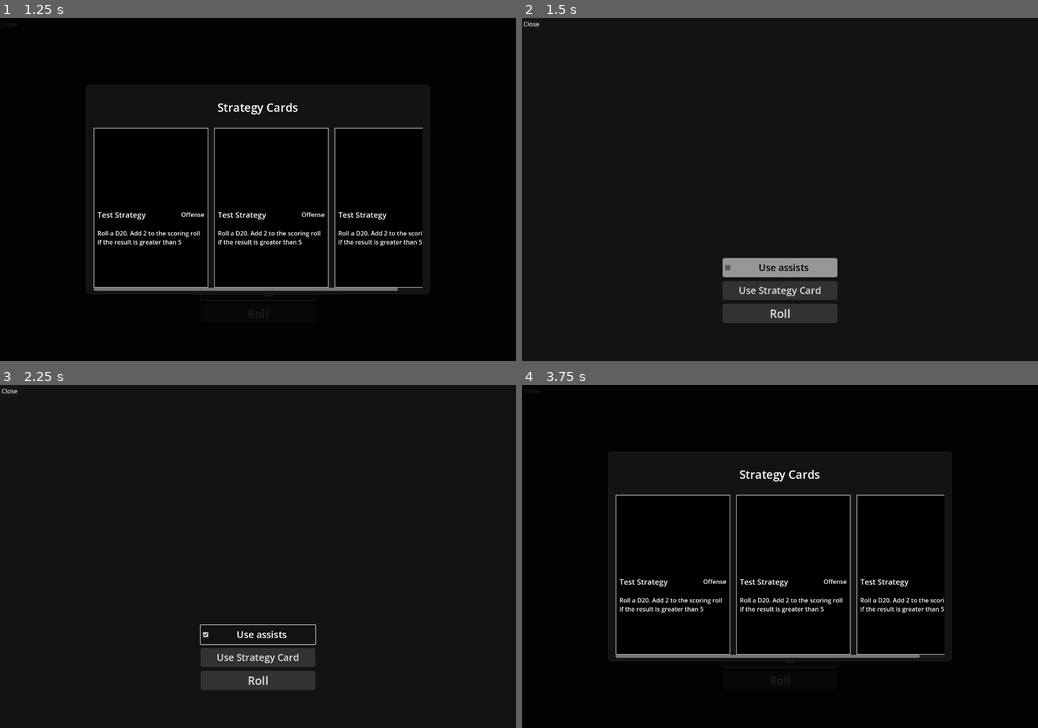
Above: before the commit, frames 1-4 (two rows, left to right).
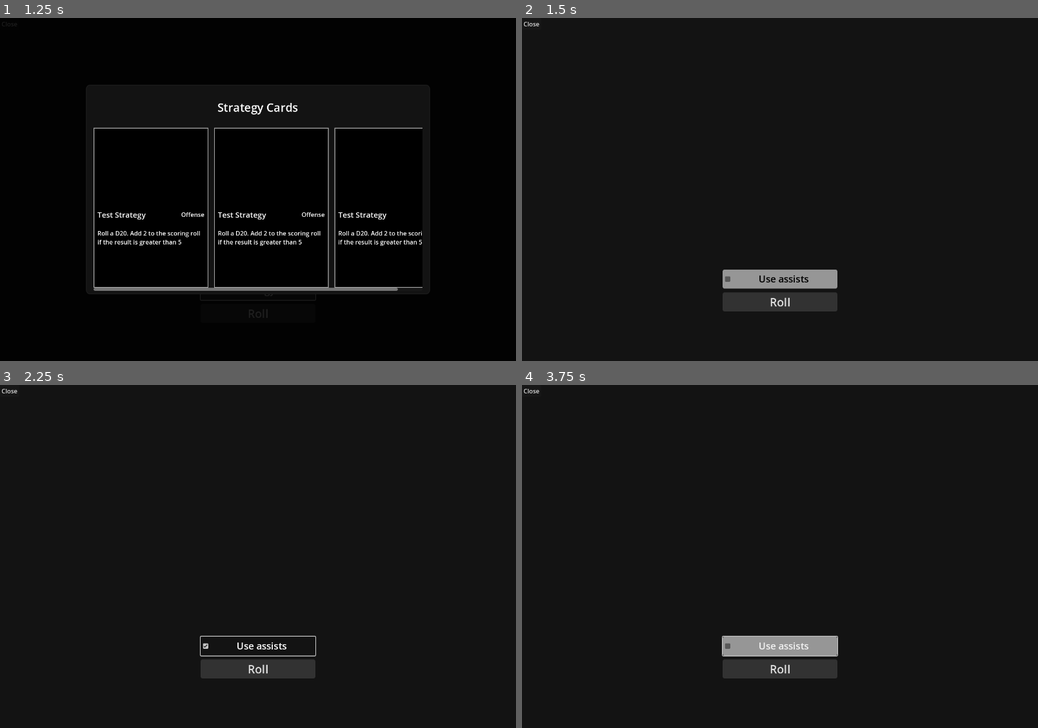
Above: after the commit, the same moments.

Repository: david8zhang/basketball-card-game
Game: Godot game, scene res://prefabs/MatchupContainer.tscn
Two runs of this game, one before a commit and one after it. Both use one fixed random seed, a clock stepped at 60 frames per second and the inputs below. This scene is started directly instead of the project's main scene.
Inputs (mouse positions are in pixels of both pictures, inside the frame that each line leads up to):
- Up to frame 1 (1.25 s): click "Use Strategy Card" at 0.5 s
- Up to frame 2 (1.5 s): click "Roll" at 1.25 s
- Up to frame 3 (2.25 s): click "Use assists" at 2 s
- Up to frame 4 (3.75 s): click "Use assists" at 2.75 s; click (780, 655) at 3.5 s, where only the run before the commit has a clickable "Use Strategy Card"

Frame 1 is identical in both runs. In frame 2, 2.8% of the frame differs, in the area x 38-62%, y 69-89%; in frame 3, 2.2%; in frame 4, 4.8%, in the area x 0-82%, y 1-86%.

Commit message:
add roll bonus from strategy card label

Diff:
--- a/prefabs/MatchupContainer.tscn
+++ b/prefabs/MatchupContainer.tscn
@@ -116,3 +116,10 @@
 theme_override_font_sizes/font_size = 70
 text = "20"
 horizontal_alignment = 1
+
+[node name="StratRollBonus" type="Label" parent="MarginContainer/VBoxContainer/VBoxContainer"]
+layout_mode = 2
+size_flags_horizontal = 4
+theme_override_font_sizes/font_size = 25
+text = "+2"
+horizontal_alignment = 1
--- a/resources/strategy/Test.tres
+++ b/resources/strategy/Test.tres
@@ -16,19 +16,12 @@
 comparator_type = 2
 condition_type = 1
 
-[sub_resource type="Resource" id="Resource_rhov8"]
-script = ExtResource("2_fhwci")
-dice_roll_thres = 10
-dice_type = 20
-comparator_type = 2
-condition_type = 0
-
 [resource]
 script = ExtResource("3_wax5g")
 strategy_type = 0
 card_name = "Test Strategy"
 card_description = "Roll a D20. Add 2 to the scoring roll if the result is greater than 5"
-condition_1 = Array[Resource("res://scripts/StrategyCardCondition.gd")]([SubResource("Resource_umxpl"), SubResource("Resource_rhov8")])
+condition_1 = Array[Resource("res://scripts/StrategyCardCondition.gd")]([SubResource("Resource_umxpl")])
 bonus_1 = Array[Resource("res://scripts/StrategyCardBonus.gd")]([SubResource("Resource_8wcse")])
 condition_2 = Array[Resource("res://scripts/StrategyCardCondition.gd")]([])
 bonus_2 = Array[Resource("res://scripts/StrategyCardBonus.gd")]([])
--- a/scripts/MatchupContainer.gd
+++ b/scripts/MatchupContainer.gd
@@ -7,6 +7,7 @@
 @onready var close_button = $CloseButton as Button
 @onready var use_assists_checkbox = $MarginContainer/VBoxContainer/VBoxContainer/UseAssistsCheckbox as CheckBox
 @onready var use_strategy_card_button = $MarginContainer/VBoxContainer/VBoxContainer/StratButton as Button
+@onready var strat_roll_bonus_label = $MarginContainer/VBoxContainer/VBoxContainer/StratRollBonus as Label
 
 @export var card_scene: PackedScene
 @export var matchup_pts_assts_rebs_scene: PackedScene
@@ -25,6 +26,7 @@
 var strategy_off_bonuses := 0
 var strategy_def_bonuses := 0
 var strategy_score_bonuses := 0
+var did_use_strategy_card := false
 
 signal calc_complete
 signal matchup_complete(all_stats: Dictionary, side: Game.Side, assists_used: int)
@@ -38,6 +40,7 @@
 	close_button.pressed.connect(on_close_matchup_window)
 	calc_complete.connect(process_calc_delay)
 	use_strategy_card_button.pressed.connect(show_strategy_card_selector)
+	strat_roll_bonus_label.hide()
 
 func set_player_card(card: BallPlayerCard):
 	player_card = card_scene.instantiate() as BallPlayerCard
@@ -144,6 +147,7 @@
 func generate_roll_value():
 	use_assists_checkbox.hide()
 	use_strategy_card_button.hide()
+	strat_roll_bonus_label.hide()
 	var random_number = randi_range(1, 20)
 	var off_bp_card = get_off_player_card()
 	if random_number == 1:
@@ -462,10 +466,17 @@
 
 func show_strategy_card_selector():
 	var on_clear_fn = func clear_strategy_card_selector():
+		did_use_strategy_card = true
 		strategy_card_selector.queue_free()
+		use_strategy_card_button.hide()
 	strategy_card_selector = strategy_card_selector_scene.instantiate() as StrategyCardSelector
 	strategy_card_selector.off_player = get_off_player_card()
 	strategy_card_selector.def_player = get_def_player_card()
 	strategy_card_selector.matchup_container = self
 	add_child(strategy_card_selector)
 	strategy_card_selector.on_close.connect(on_clear_fn)
+
+func set_roll_bonus_from_strat(bonus: int, strategy_config: StrategyCardConfig):
+	strategy_roll_bonuses += bonus
+	strat_roll_bonus_label.text = "+" + str(strategy_roll_bonuses) + " (" + strategy_config.card_name + ")"
+	strat_roll_bonus_label.show()
--- a/scripts/StrategyCardSelector.gd
+++ b/scripts/StrategyCardSelector.gd
@@ -12,6 +12,7 @@
 var matchup_container: MatchupContainer
 var all_strategy_card_configs = []
 var strategy_cards = []
+var selected_strategy_card: StrategyCard
 const NUM_STRATEGY_CARDS = 3
 
 var cb_results = []
@@ -43,6 +44,7 @@
 		card_container.add_child(strategy_card)
 
 func select_strategy_card(sc: StrategyCard):
+	selected_strategy_card = sc
 	cb_results = sc.strategy_card_config.process(off_player, def_player) as Array[StrategyCardConfig.ConditionBonusResult]
 	process_curr_cb_result()
 
@@ -106,8 +108,7 @@
 
 func add_roll_bonus(roll_br: RollBonus.RollBonusResult):
 	var bonus_amount = roll_br.roll_bonus_amount
-	matchup_container.strategy_roll_bonuses = bonus_amount
-	print("Add " + str(bonus_amount) + " to roll")
+	matchup_container.set_roll_bonus_from_strat(bonus_amount, selected_strategy_card.strategy_card_config)
 	on_br_finished.emit()
 
 func on_close_selector():
Not shown: 1 places in resources/strategy/Test.tres that only renumber resources
